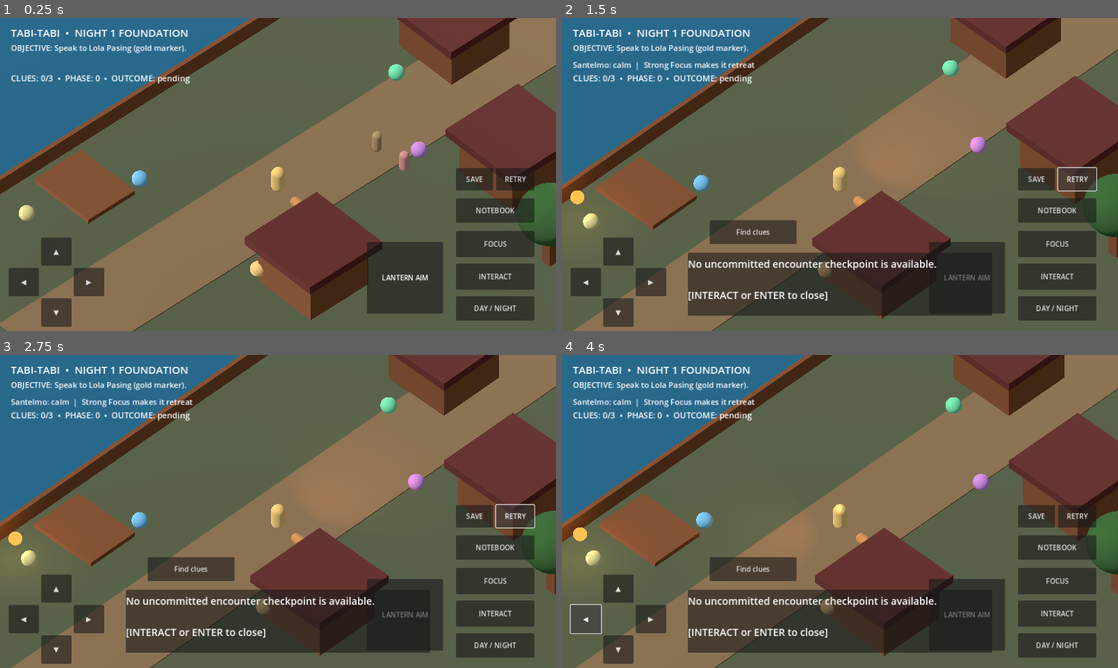
Above: before the commit, frames 1-4 (two rows, left to right).
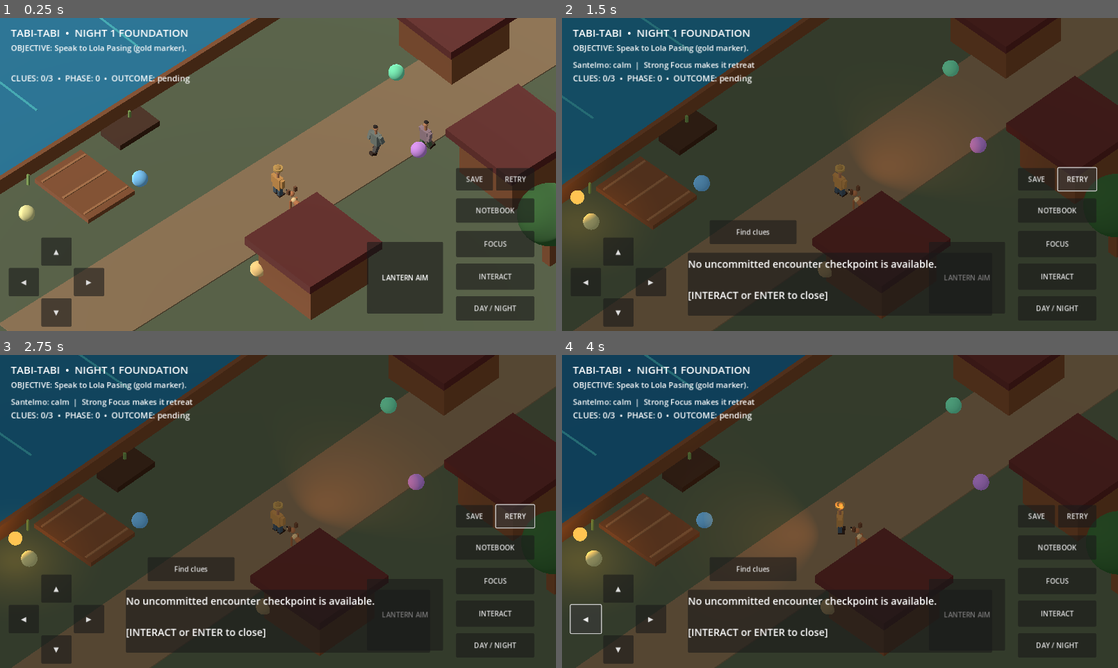
Above: after the commit, the same moments.

Repository: LokiJ07/Tabi-tabi
Game: Godot game, scene res://scenes/main.tscn
Same seed, same stepped clock (60 frames per second), same inputs: the game is played once before the commit and once after it.
Inputs:
- Up to frame 1 (0.25 s): no input
- Up to frame 2 (1.5 s): click "DAY / NIGHT" at 0.5 s; click "RETRY" at 1.25 s
- Up to frame 3 (2.75 s): click "RETRY" at 2 s
- Up to frame 4 (4 s): click "RETRY" at 2.75 s; click "◀" at 3.5 s

The runs differ from the first frame. In frame 1, 1.9% of the frame differs, in the area x 0-99%, y 0-98%; in frame 2, 74%; in frame 3, 75%; in frame 4, 75%, in the area x 0-100%, y 0-100%.

Commit message:
feat: animated procedural characters, Bantay silhouette and living riverside ambience

Diff:
--- a/scripts/main.gd
+++ b/scripts/main.gd
@@ -4,6 +4,7 @@
 
 const NightModel = preload("res://scripts/narrative/night01_state.gd")
 const SantelmoActor = preload("res://scripts/encounters/santelmo_actor.gd")
+const FolkActors = preload("res://scripts/visuals/folk_actors.gd")
 const AimPad = preload("res://scripts/ui/aim_pad.gd")
 const SaveService = preload("res://scripts/core/save_service.gd")
 const PLAYER_SPEED := 4.2
@@ -19,6 +20,10 @@
 var choice_buttons: Array[Button] = []
 var stage_label: Label
 var player: CharacterBody3D
+var apprentice_visual: Node3D
+var bantay_visual: Node3D
+var sun: DirectionalLight3D
+var river_surface: MeshInstance3D
 var bantay: Node3D
 var camera: Camera3D
 var lantern: SpotLight3D
@@ -85,7 +90,9 @@
 	if offset.length() > 2.3:
 		bantay.global_position += offset.normalized() * minf(delta * 3.5, offset.length() - 2.0)
 	if offset.length() > 0.1:
-		bantay.rotation.y = atan2(offset.x, offset.z)
+		bantay.rotation.y = atan2(-offset.x, -offset.z)
+	FolkActors.animate_person(apprentice_visual, elapsed, desired.length() > 0.1)
+	FolkActors.animate_dog(bantay_visual, elapsed, offset.length() > 2.3, is_night and player.global_position.x < -4.0)
 	camera.global_position = camera.global_position.lerp(player.global_position + Vector3(12, 17, 12), minf(1.0, delta * 4.0))
 	camera.look_at(player.global_position + Vector3(0, 0.7, 0))
 	elapsed += delta
@@ -97,7 +104,13 @@
 		var villager := ambient_walkers[i]
 		villager.visible = not is_night
 		if not is_night:
-			villager.position.z = -4.0 + 0.7 * sin(elapsed * (0.4 + 0.13 * float(i)) + float(i) * 3.0)
+			villager.position.z = -4.0 - 2.0 * float(i) + 1.65 * sin(elapsed * (0.35 + 0.06 * float(i)) + float(i) * 3.0)
+			FolkActors.animate_person(villager, elapsed + float(i), true)
+			villager.rotation.y = PI if cos(elapsed * (0.35 + 0.06 * float(i)) + float(i) * 3.0) > 0 else 0
+	if river_surface != null:
+		var river_mat := river_surface.material_override as StandardMaterial3D
+		if river_mat != null:
+			river_mat.albedo_color = COLORS.river.lerp(Color(0.12, 0.42, 0.52), 0.5 + 0.5 * sin(elapsed * 1.2))
 
 
 func _unhandled_input(event: InputEvent) -> void:
@@ -114,12 +127,19 @@
 func _create_world() -> void:
 	_box("Ground", Vector3(0, -0.35, 0), Vector3(46, 0.65, 46), COLORS.earth, true)
 	_box("Main footpath", Vector3(0, 0.015, 0), Vector3(5, 0.08, 38), COLORS.path, false)
-	_box("River", Vector3(-16, 0.02, 0), Vector3(12, 0.08, 46), COLORS.river, false)
+	river_surface = _box("River", Vector3(-16, 0.02, 0), Vector3(12, 0.08, 46), COLORS.river, false) as MeshInstance3D
+	for z in [4.0, 11.0, 18.0]:
+		_box("Reed", Vector3(-9.1, 0.4, z), Vector3(0.13, 0.7, 0.11), Color(0.43, 0.53, 0.26), false)
+	for z in [-16.0, -10.0, 0.0, 7.0, 15.0]:
+		_box("River shimmer", Vector3(-15.0, 0.08, z), Vector3(4.3, 0.025, 0.12), Color(0.22, 0.59, 0.61), false)
 	_box("River bank safety fence", Vector3(-9.7, 0.5, 0), Vector3(0.25, 1.0, 35), COLORS.wood, true)
 	_house(Vector3(6, 0, 5), "Lola's hut")
 	_house(Vector3(7, 0, -8), "Sabel's store")
 	_house(Vector3(-2, 0, -12), "School")
 	_box("Landing", Vector3(-7, 0.1, 9), Vector3(4.1, 0.3, 3.2), COLORS.wood, false)
+	for x in [-8.6, -7.0, -5.4]:
+		_box("Landing plank", Vector3(x, 0.28, 9), Vector3(0.13, 0.06, 3.0), Color(0.58, 0.38, 0.23), false)
+	_box("Boat hull", Vector3(-8.6, 0.15, 4.4), Vector3(1.5, 0.35, 2.7), Color(0.26, 0.16, 0.10), false)
 	for x in [-19.0, -13.0, 13.0, 19.0]:
 		for z in [-18.0, -5.0, 14.0]:
 			_tree(Vector3(x, 0, z))
@@ -191,44 +211,25 @@
 
 
 func _create_ambient_walkers() -> void:
-	# Low-cost sample NPC routines. These remain temporary geometry.
-	for i in range(2):
-		var villager := Node3D.new()
-		villager.name = "AmbientResident_%d" % i
-		villager.position = Vector3(1.0 + float(i) * 2.0, 0.65, -4.0)
-		var mesh := MeshInstance3D.new()
-		var shape := CapsuleMesh.new()
-		shape.radius = 0.25
-		shape.height = 1.25
-		mesh.mesh = shape
-		var mat := StandardMaterial3D.new()
-		mat.albedo_color = Color(0.64 + 0.13 * i, 0.52, 0.37 + 0.12 * i)
-		mesh.material_override = mat
-		villager.add_child(mesh)
-		add_child(villager)
-		ambient_walkers.append(villager)
-
+	for i in range(3):
+		var resident := FolkActors.person("Resident_%d" % i, Color(0.41 + 0.13 * i, 0.43, 0.39 + 0.06 * i), Color(0.29, 0.27 + 0.09 * i, 0.25))
+		resident.position = Vector3(1.0 + float(i) * 1.5, 0.0, -4.0 - 2.0 * float(i))
+		add_child(resident)
+		ambient_walkers.append(resident)
 
 func _create_player() -> void:
 	player = CharacterBody3D.new()
 	player.name = "Apprentice"
-	player.position = Vector3(0, 0.45, 2)
+	player.position = Vector3(0, 0.75, 2)
 	var shape := CollisionShape3D.new()
 	var capsule := CapsuleShape3D.new()
 	capsule.radius = 0.35
 	capsule.height = 1.5
 	shape.shape = capsule
 	player.add_child(shape)
-	var body := MeshInstance3D.new()
-	var mesh := CapsuleMesh.new()
-	mesh.radius = 0.35
-	mesh.height = 1.5
-	body.mesh = mesh
-	body.position.y = 0.35
-	var mat := StandardMaterial3D.new()
-	mat.albedo_color = Color(0.88, 0.73, 0.42)
-	body.material_override = mat
-	player.add_child(body)
+	apprentice_visual = FolkActors.person("Apprentice", Color(0.72, 0.50, 0.25), Color(0.26, 0.31, 0.34))
+	apprentice_visual.position.y = -0.75
+	player.add_child(apprentice_visual)
 	add_child(player)
 
 
@@ -236,16 +237,9 @@
 	bantay = Node3D.new()
 	bantay.name = "Bantay (prototype)"
 	bantay.position = Vector3(1.6, 0.55, 2.1)
-	var dog := MeshInstance3D.new()
-	var mesh := CapsuleMesh.new()
-	mesh.radius = 0.27
-	mesh.height = 0.9
-	dog.mesh = mesh
-	dog.rotation.x = PI / 2
-	var mat := StandardMaterial3D.new()
-	mat.albedo_color = Color(0.75, 0.51, 0.28)
-	dog.material_override = mat
-	bantay.add_child(dog)
+	bantay_visual = FolkActors.dog()
+	bantay_visual.position.y = -0.55
+	bantay.add_child(bantay_visual)
 	add_child(bantay)
 
 
@@ -259,11 +253,11 @@
 
 
 func _create_lighting() -> void:
-	var sunlight := DirectionalLight3D.new()
-	sunlight.name = "Sun"
-	sunlight.rotation_degrees = Vector3(-55, -25, 0)
-	sunlight.light_energy = 1.1
-	add_child(sunlight)
+	sun = DirectionalLight3D.new()
+	sun.name = "Sun"
+	sun.rotation_degrees = Vector3(-55, -25, 0)
+	sun.light_energy = 1.1
+	add_child(sun)
 	lantern = SpotLight3D.new()
 	lantern.name = "Lantern prototype"
 	lantern.position = Vector3(0.3, 1.4, -0.4)
@@ -470,6 +464,7 @@
 		return
 	is_night = not is_night
 	lantern.light_energy = 4.5 if is_night else 0.0
+	sun.light_energy = 0.17 if is_night else 1.1
 	focus_held = false
 	light_alarm = 0.0
 	alarm_label.text = ""
@@ -582,6 +577,7 @@
 		return
 	is_night = false
 	lantern.light_energy = 0
+	sun.light_energy = 1.1
 	if santelmo != null:
 		santelmo.visible = false
 	var env_node := get_node_or_null("Environment") as WorldEnvironment
--- /dev/null
+++ b/scripts/visuals/folk_actors.gd
@@ -0,0 +1,98 @@
+extends RefCounted
+## Original procedural stand-ins for animated folk characters.
+## Not final assets or motion-captured performances.
+
+static func material(color: Color) -> StandardMaterial3D:
+	var m := StandardMaterial3D.new()
+	m.albedo_color = color
+	m.roughness = 0.87
+	return m
+
+
+static func part(parent: Node3D, label: String, kind: String, at: Vector3, scale3: Vector3, color: Color) -> MeshInstance3D:
+	var instance := MeshInstance3D.new()
+	instance.name = label
+	instance.position = at
+	instance.scale = scale3
+	if kind == "sphere":
+		instance.mesh = SphereMesh.new()
+	elif kind == "cylinder":
+		instance.mesh = CylinderMesh.new()
+	else:
+		instance.mesh = BoxMesh.new()
+	instance.material_override = material(color)
+	parent.add_child(instance)
+	return instance
+
+
+static func person(role: String, shirt: Color, trousers: Color) -> Node3D:
+	var actor := Node3D.new()
+	actor.name = role
+	part(actor, "Torso", "box", Vector3(0, 0.92, 0), Vector3(0.52, 0.69, 0.32), shirt)
+	part(actor, "Neck", "cylinder", Vector3(0, 1.34, 0), Vector3(0.15, 0.18, 0.15), Color(0.66, 0.43, 0.29))
+	part(actor, "Head", "sphere", Vector3(0, 1.61, 0), Vector3(0.25, 0.28, 0.23), Color(0.68, 0.45, 0.3))
+	part(actor, "Hair", "sphere", Vector3(0, 1.77, -0.035), Vector3(0.26, 0.14, 0.24), Color(0.14, 0.10, 0.08))
+	for side in [-1, 1]:
+		var limb := Node3D.new()
+		limb.name = "ArmLeft" if side < 0 else "ArmRight"
+		limb.position = Vector3(0.34 * side, 1.24, 0)
+		actor.add_child(limb)
+		part(limb, "Sleeve", "box", Vector3(0, -0.24, 0), Vector3(0.18, 0.49, 0.2), shirt)
+		part(limb, "Hand", "sphere", Vector3(0, -0.52, 0), Vector3(0.105, 0.12, 0.11), Color(0.68, 0.45, 0.3))
+		var leg := Node3D.new()
+		leg.name = "LegLeft" if side < 0 else "LegRight"
+		leg.position = Vector3(0.16 * side, 0.64, 0)
+		actor.add_child(leg)
+		part(leg, "Pants", "box", Vector3(0, -0.28, 0), Vector3(0.2, 0.54, 0.22), trousers)
+		part(leg, "Foot", "box", Vector3(0, -0.56, -0.08), Vector3(0.24, 0.15, 0.38), Color(0.20, 0.13, 0.09))
+	if role == "Apprentice":
+		part(actor, "SalakotCrown", "sphere", Vector3(0, 1.95, 0), Vector3(0.32, 0.16, 0.32), Color(0.65, 0.48, 0.24))
+		part(actor, "SalakotBrim", "cylinder", Vector3(0, 1.87, 0), Vector3(0.51, 0.055, 0.51), Color(0.71, 0.54, 0.27))
+	return actor
+
+
+static func dog() -> Node3D:
+	var actor := Node3D.new()
+	actor.name = "BantayVisual"
+	part(actor, "Body", "sphere", Vector3(0, 0.52, 0), Vector3(0.30, 0.32, 0.55), Color(0.66, 0.40, 0.23))
+	part(actor, "Chest", "sphere", Vector3(0, 0.59, -0.29), Vector3(0.29, 0.28, 0.28), Color(0.85, 0.69, 0.46))
+	part(actor, "Head", "sphere", Vector3(0, 0.90, -0.48), Vector3(0.29, 0.27, 0.3), Color(0.69, 0.42, 0.25))
+	part(actor, "Muzzle", "sphere", Vector3(0, 0.79, -0.75), Vector3(0.17, 0.12, 0.21), Color(0.86, 0.68, 0.48))
+	part(actor, "Nose", "sphere", Vector3(0, 0.84, -0.91), Vector3(0.085, 0.075, 0.08), Color(0.13, 0.12, 0.11))
+	for side in [-1, 1]:
+		part(actor, "EarLeft" if side < 0 else "EarRight", "box", Vector3(side * 0.22, 1.14, -0.46), Vector3(0.15, 0.28, 0.13), Color(0.42, 0.26, 0.16))
+		for z in [-0.33, 0.32]:
+			part(actor, "Paw", "cylinder", Vector3(side * 0.2, 0.23, z), Vector3(0.12, 0.39, 0.12), Color(0.63, 0.37, 0.21))
+	var tail := Node3D.new()
+	tail.name = "Tail"
+	tail.position = Vector3(0, 0.65, 0.53)
+	actor.add_child(tail)
+	var tail_mesh := part(tail, "TailShape", "cylinder", Vector3(0, 0.19, 0.18), Vector3(0.10, 0.49, 0.10), Color(0.63, 0.37, 0.21))
+	tail_mesh.rotation.x = 0.8
+	return actor
+
+
+static func animate_person(actor: Node3D, time: float, moving: bool) -> void:
+	var amount := 0.54 if moving else 0.04
+	var swing := sin(time * 8.0) * amount
+	var leg_l := actor.get_node_or_null("LegLeft") as Node3D
+	var leg_r := actor.get_node_or_null("LegRight") as Node3D
+	var arm_l := actor.get_node_or_null("ArmLeft") as Node3D
+	var arm_r := actor.get_node_or_null("ArmRight") as Node3D
+	if leg_l != null:
+		leg_l.rotation.x = swing
+	if leg_r != null:
+		leg_r.rotation.x = -swing
+	if arm_l != null:
+		arm_l.rotation.x = -swing * 0.65
+	if arm_r != null:
+		arm_r.rotation.x = swing * 0.65
+
+
+static func animate_dog(actor: Node3D, time: float, moving: bool, alert: bool) -> void:
+	var tail := actor.get_node_or_null("Tail") as Node3D
+	if tail != null:
+		tail.rotation.y = sin(time * (11.0 if alert else 6.0)) * (0.50 if alert else 0.28)
+	var body := actor.get_node_or_null("Body") as MeshInstance3D
+	if body != null:
+		body.position.y = 0.52 + (0.03 * sin(time * 11.0) if moving else 0.01 * sin(time * 2.0))
--- /dev/null
+++ b/tests/folk_actors_test.gd
@@ -0,0 +1,35 @@
+extends SceneTree
+const Actors = preload("res://scripts/visuals/folk_actors.gd")
+var errors := 0
+
+func _initialize() -> void:
+	call_deferred("_run")
+
+func _expect(ok: bool, message: String) -> void:
+	if not ok:
+		errors += 1
+		printerr("Character visual test: " + message)
+
+func _run() -> void:
+	var human: Node3D = Actors.person("Apprentice", Color(0.8, 0.5, 0.2), Color(0.2, 0.3, 0.4))
+	root.add_child(human)
+	_expect(human.get_node_or_null("SalakotBrim") != null, "player salakot silhouette")
+	_expect(human.get_node_or_null("LegLeft") != null, "articulated left leg")
+	_expect(human.get_node_or_null("LegRight") != null, "articulated right leg")
+	Actors.animate_person(human, 0.25, true)
+	var left_leg := human.get_node_or_null("LegLeft") as Node3D
+	_expect(left_leg != null and absf(left_leg.rotation.x) > 0.01, "leg responds to movement")
+	var quiet: Node3D = Actors.person("Villager", Color(0.4, 0.4, 0.3), Color(0.3, 0.3, 0.3))
+	root.add_child(quiet)
+	_expect(quiet.get_node_or_null("SalakotBrim") == null, "civilian variation without player hat")
+	var bantay: Node3D = Actors.dog()
+	root.add_child(bantay)
+	_expect(bantay.get_node_or_null("Tail") != null, "tail present")
+	_expect(bantay.get_node_or_null("Nose") != null, "face features present")
+	Actors.animate_dog(bantay, 0.4, true, true)
+	_expect(absf(bantay.get_node("Tail").rotation.y) > 0.01, "tail animation")
+	human.queue_free()
+	quiet.queue_free()
+	bantay.queue_free()
+	print("Character stand-in tests: ", "PASS" if errors == 0 else str(errors) + " failures")
+	quit(0 if errors == 0 else 1)
Not shown, added: docs/G2_CHARACTER_RIVERSIDE.md
